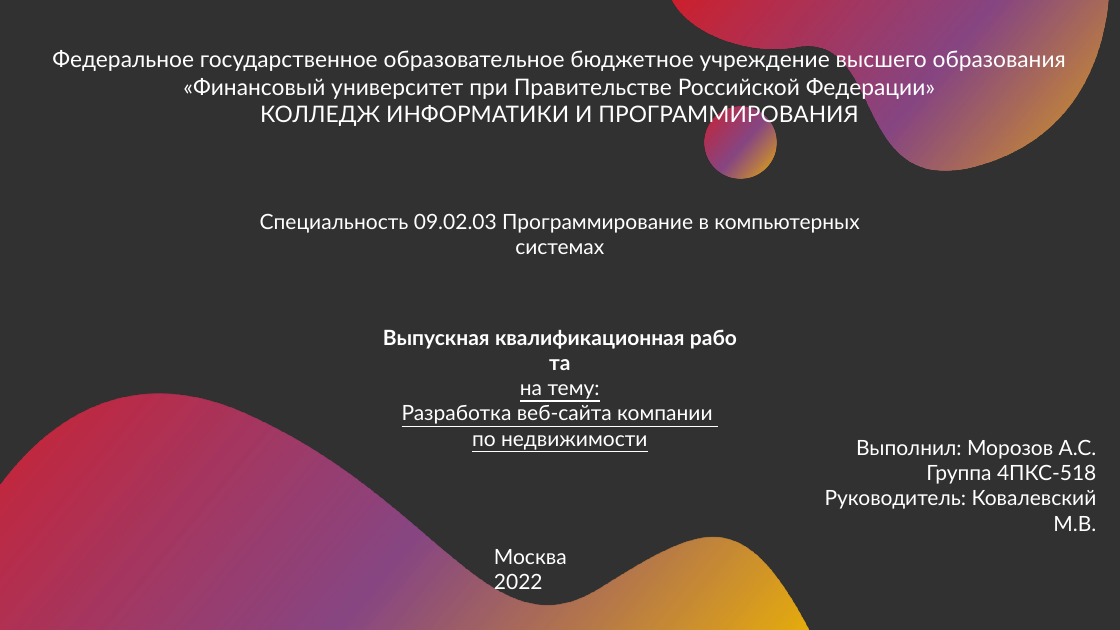
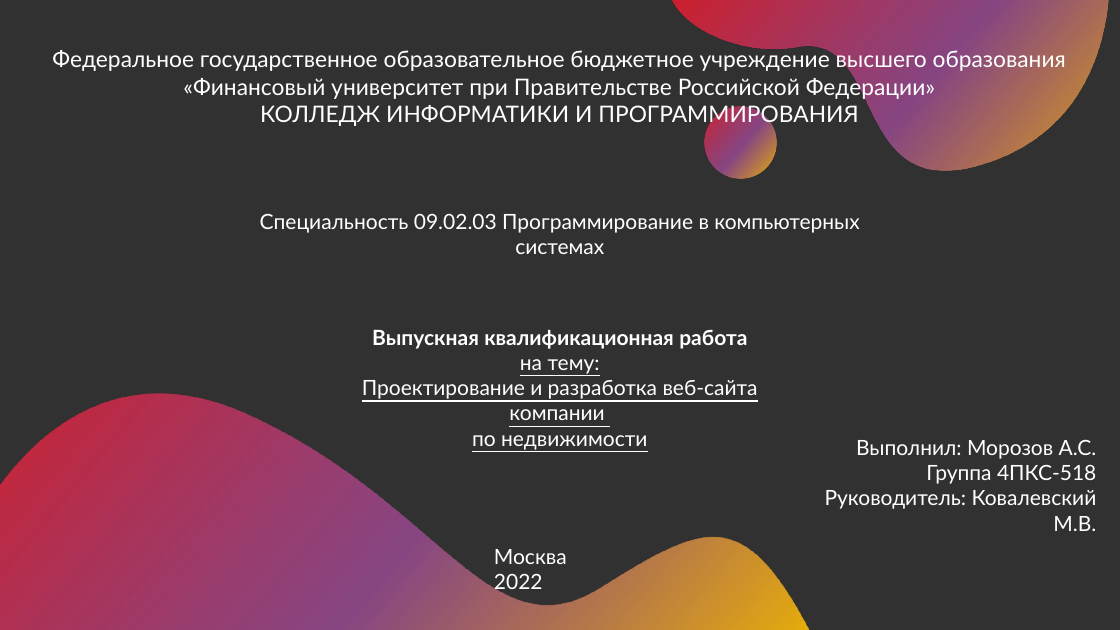
Before and after one commit to Alex424M/High-Tower, a slide deck: slide 1 of PZ/Morozov.pptx. Drawn at 1120x630 pixels with LibreOffice and Linux fonts; fonts in the diff are those of the drawing. Boxes give left, top, right and bottom in pixels: in the first picture for what was removed or moved away, otherwise in the second. Text is boxed around its words. In the diff, an @@ line names an element or a change of style, - is before the commit and + after.

```diff
--- a/PZ/Morozov.pptx
+++ b/PZ/Morozov.pptx
@@ text "Выпускная квалификационная работа на тему:": place and size @@
-text "Выпускная квалификационная работа на тему:" at box(383, 330, 712, 450)
+text "Выпускная квалификационная работа на тему:" at box(362, 329, 758, 450)
@@ text at box(362, 380, 758, 420): text changed @@
-Разработка веб-сайта компании
+Проектирование и разработка веб-сайта компании
```
Also in this commit, not shown: 4 other slides changed, 1 other file.
